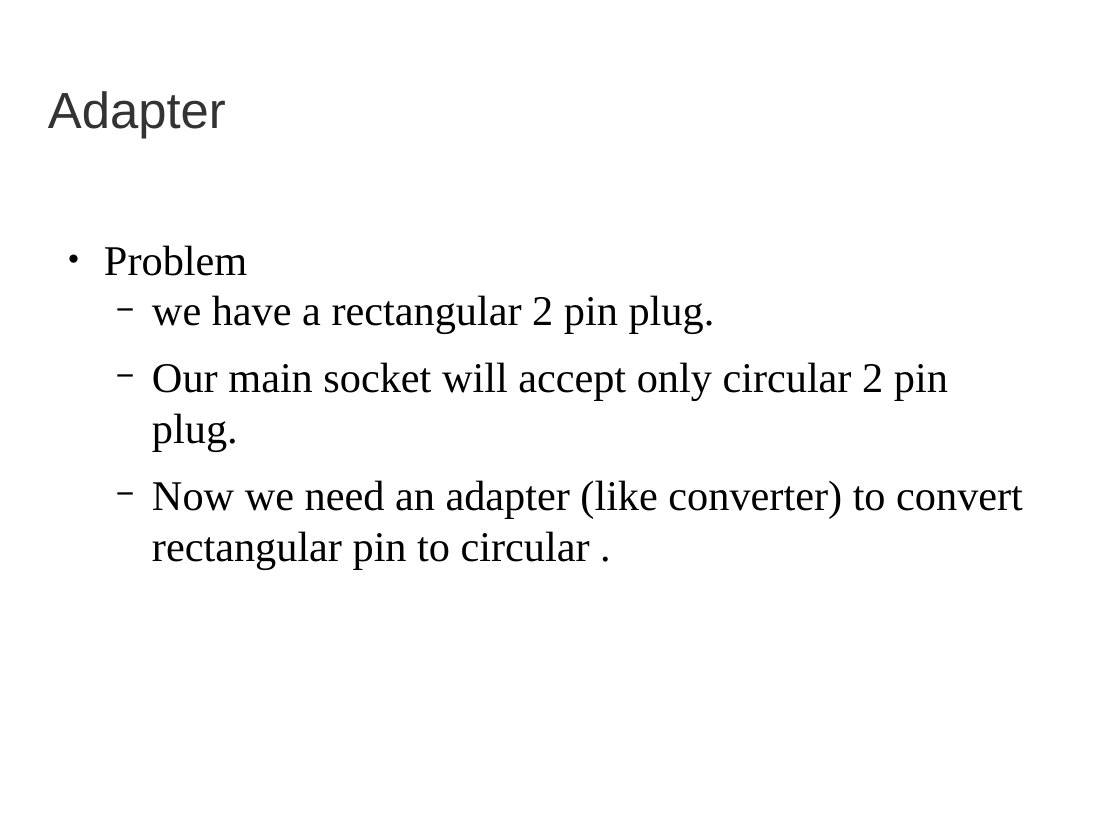
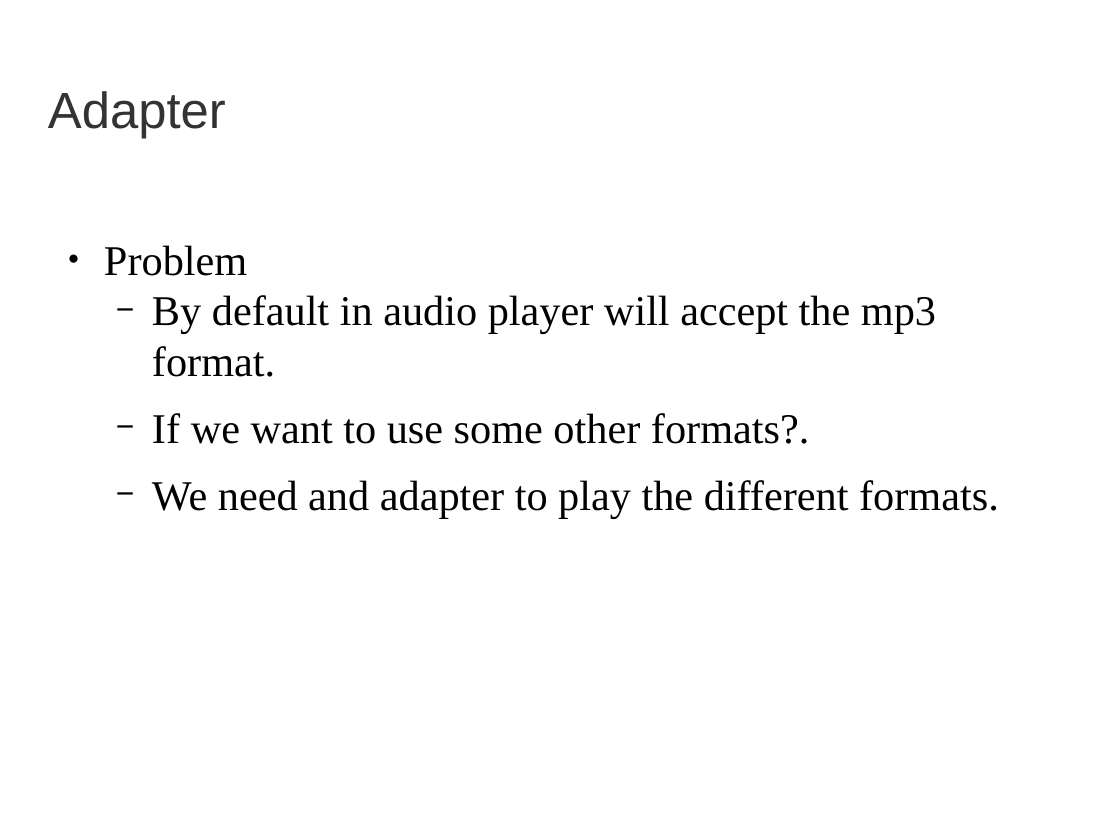
Before and after one commit to gitmadhu/DesignPatternsRepo, a slide deck: slide 3 of JavaDesignPatterns/Presentations/adaptor.odp. Drawn at 1120x840 pixels with LibreOffice and Linux fonts; fonts in the diff are those of the drawing; background and template pictures are left out. Boxes give left, top, right and bottom in pixels: in the first picture for what was removed or moved away, otherwise in the second. Text is boxed around its words. In the diff, an @@ line names an element or a change of style, - is before the commit and + after.

```diff
--- a/JavaDesignPatterns/Presentations/adaptor.odp
+++ b/JavaDesignPatterns/Presentations/adaptor.odp
@@ text at (152, 295, 999, 519): text changed @@
-  − we have a rectangular 2 pin plug.
-  − Our main socket will accept only circular 2 pin plug.
-  − Now we need an adapter (like converter) to convert rectangular pin to circular .
+  − By default in audio player will accept the mp3 format.
+  − If we want to use some other formats?.
+  − We need and adapter to play the different formats.
```
Also in this commit, not shown: 1 other slide changed, 4 other files.
